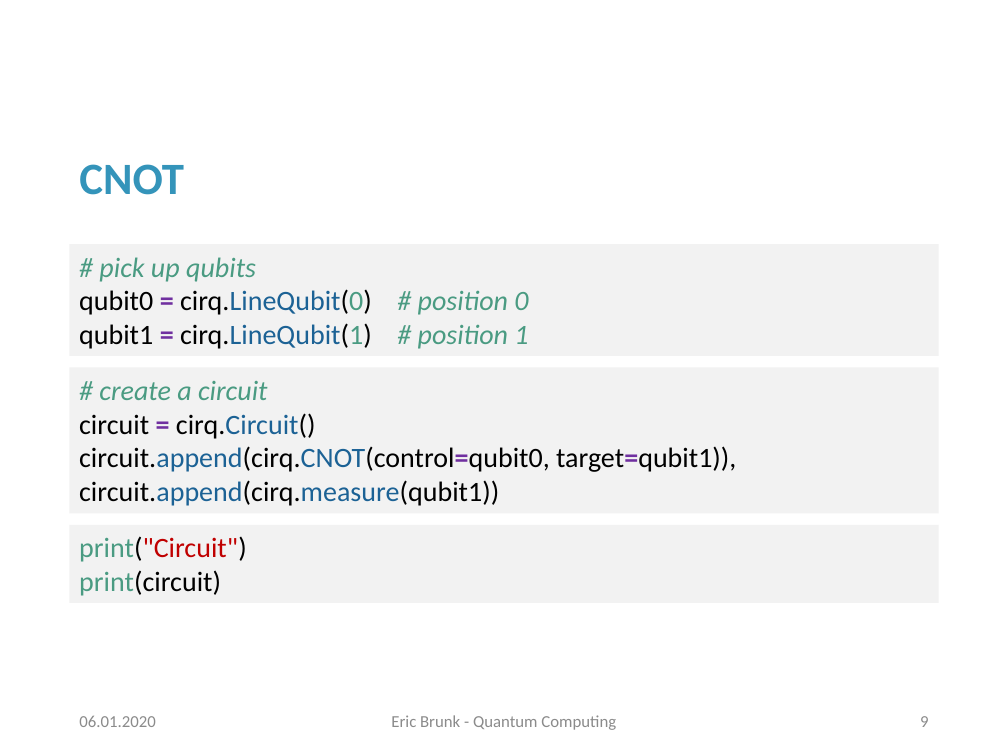
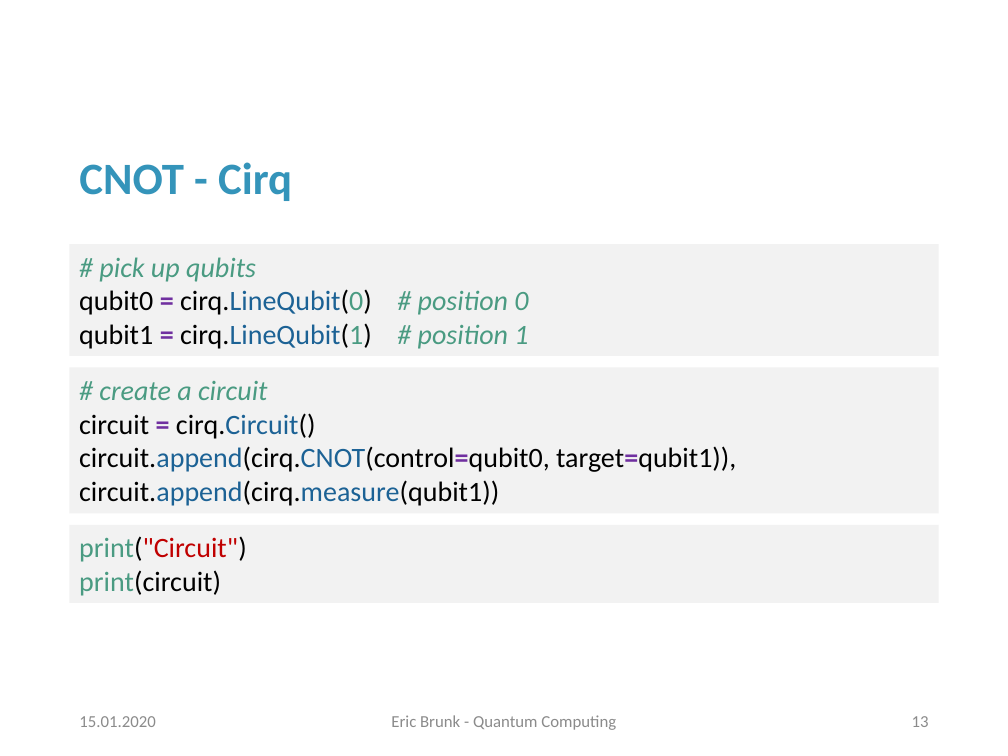
Before and after one commit to erxn91/quantum_computing, a slide deck: slide 13 of Präsentation.pptx (slide 9 before the commit). Drawn at 1008x756 pixels with LibreOffice and Linux fonts; fonts in the diff are those of the drawing; background and template pictures are left out. Boxes give left, top, right and bottom in pixels: in the first picture for what was removed or moved away, otherwise in the second. Text is boxed around its words. In the diff, an @@ line names an element or a change of style, - is before the commit and + after.

```diff
--- a/Präsentation.pptx
+++ b/Präsentation.pptx
@@ title at box(79, 162, 292, 201): text changed @@
-CNOT
+CNOT - Cirq
@@ text at box(79, 716, 155, 727): text changed @@
-06.01.2020
+15.01.2020
@@ page number at box(912, 716, 929, 727): text changed @@
-9
+13
```
Also in this commit, not shown: 25 other slides changed, 12 slides added, 9 other files.
